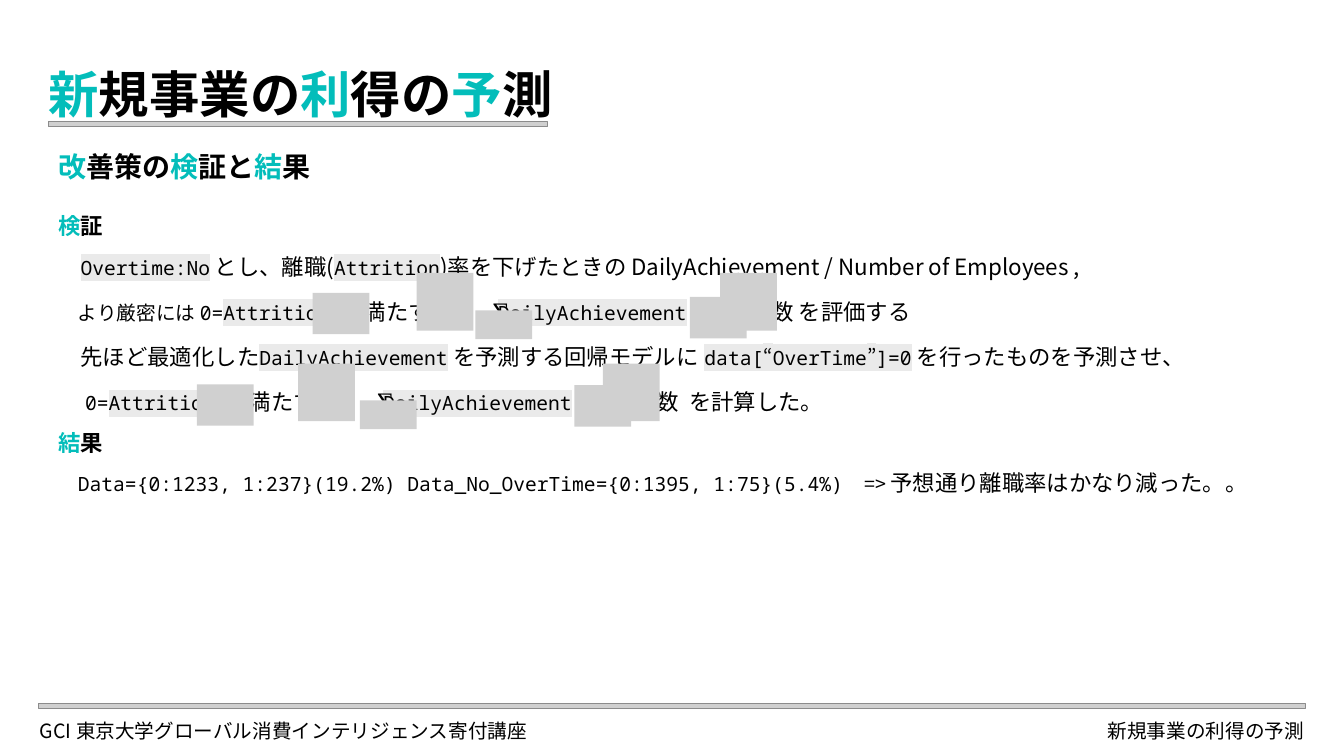
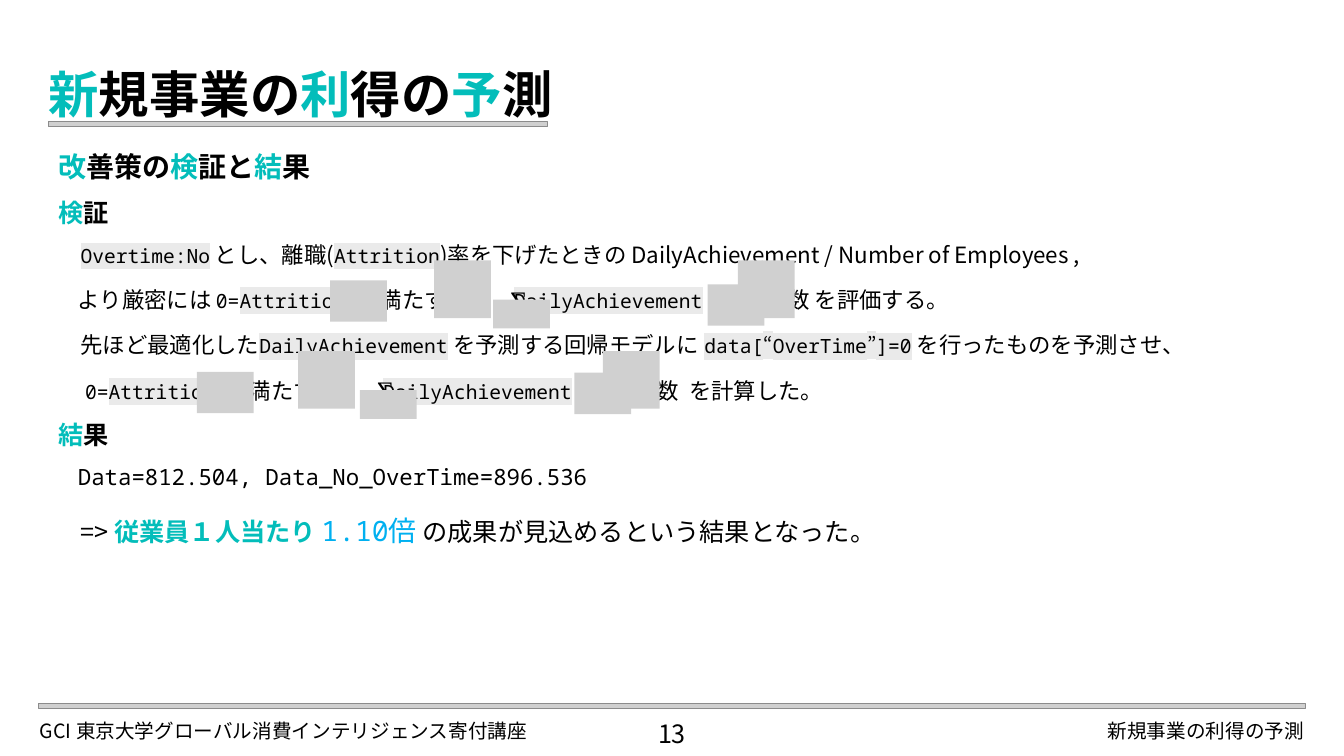
Before and after one commit to elsy0111/GCI2023Winter, a slide deck: slide 13 of LDA_Attrition.pptx (slide 12 before the commit). Drawn at 1344x756 pixels with LibreOffice and Linux fonts; fonts in the diff are those of the drawing; grey boxes stand for pictures. Boxes give left, top, right and bottom in pixels: in the first picture for what was removed or moved away, otherwise in the second. Text is boxed around its words. In the diff, an @@ line names an element or a change of style, - is before the commit and + after.

```diff
--- a/LDA_Attrition.pptx
+++ b/LDA_Attrition.pptx
@@ text "検証": place and size @@
-text "検証" at [58, 212, 1247, 494]
+text "検証" at [58, 200, 1185, 544]
@@ text at [58, 200, 108, 447]: size 16 to 18 pt in "検証", "結果" @@
@@ picture: place and size @@
-picture at [416, 273, 473, 331]
+picture at [435, 260, 491, 318]
@@ picture: place and size @@
-picture at [721, 273, 777, 331]
+picture at [738, 260, 795, 318]
@@ text at [78, 285, 949, 313]: text changed @@
-より厳密には 0=Attrition を満たす で DailyAchievement / の個数 を評価する
+より厳密には 0=Attrition を満たす で DailyAchievement / の個数 を評価する。
@@ picture: place and size @@
-picture at [313, 292, 369, 334]
+picture at [331, 280, 387, 322]
@@ picture: place and size @@
-picture at [476, 311, 532, 340]
+picture at [493, 299, 549, 329]
@@ text "∑": place and size @@
-text "∑" at [482, 290, 538, 331]
+text "∑" at [500, 279, 557, 320]
@@ picture added at [708, 284, 764, 326] @@
@@ picture: place and size @@
-picture at [298, 364, 355, 421]
+picture at [298, 351, 355, 408]
@@ picture: place and size @@
-picture at [603, 364, 659, 421]
+picture at [603, 351, 659, 408]
@@ picture: place and size @@
-picture at [691, 296, 747, 338]
+picture at [575, 373, 631, 414]
@@ picture removed at [575, 385, 631, 426] @@
@@ 2 pictures, 1 text: place and size @@
-2 pictures, 1 text at [197, 380, 422, 430]
+2 pictures, 1 text at [197, 370, 422, 419]
@@ text at [78, 468, 876, 544]: text changed; size 14 to 16 pt @@
-Data={0:1233, 1:237}(19.2%) Data_No_OverTime={0:1395, 1:75}(5.4%) => 予想通り離職率はかなり減った。。
+Data=812.504, Data_No_OverTime=896.536
+=> 従業員１人当たり 1.10倍 の成果が見込めるという結果となった。
@@ text added at [658, 724, 686, 744], 18 pt, text #000000 @@
+13
```
Also in this commit, not shown: 11 other slides changed, 2 slides added, 7 other files.
